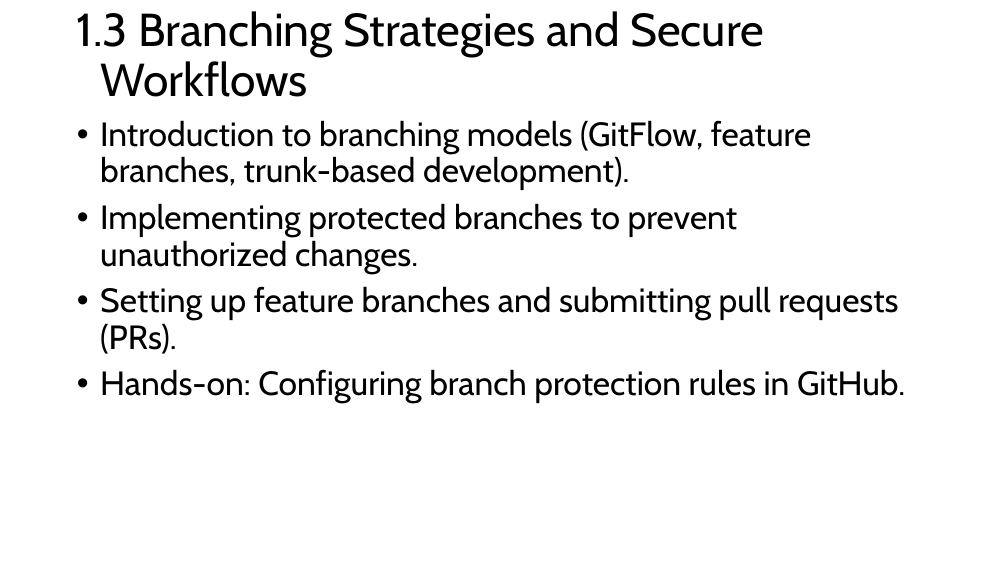
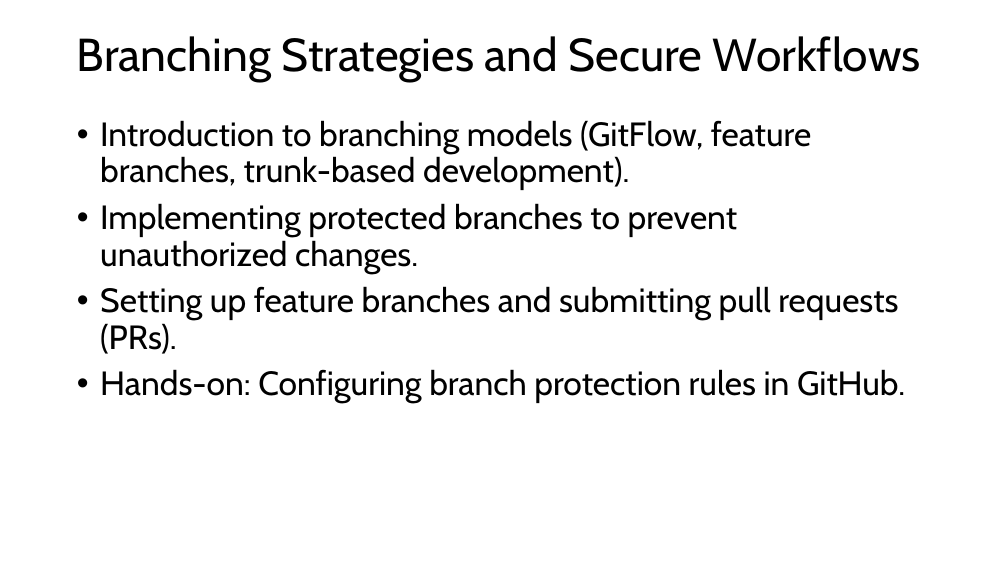
Before and after one commit to FSCJ-FacultyDev/SWC-Columbus-2025, a slide deck: slide 11 of Slides-Day1.pptx. Drawn at 1008x567 pixels with LibreOffice and Linux fonts; fonts in the diff are those of the drawing. Boxes give left, top, right and bottom in pixels: in the first picture for what was removed or moved away, otherwise in the second. Text is boxed around its words. In the diff, an @@ line names an element or a change of style, - is before the commit and + after.

```diff
--- a/Slides-Day1.pptx
+++ b/Slides-Day1.pptx
@@ title at (77,36,921,82): text changed @@
-1.3 Branching Strategies and Secure Workflows
+Branching Strategies and Secure Workflows
```
Also in this commit, not shown: 12 other slides changed, 9 slides added.
